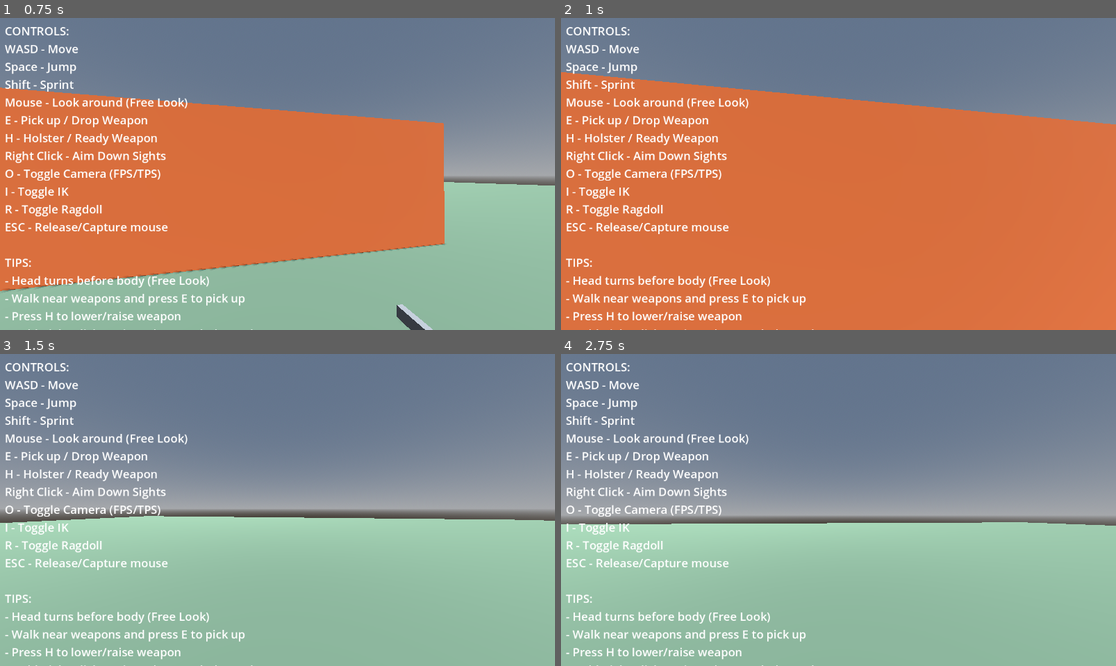
Above: before the commit, frames 1-4 (two rows, left to right).
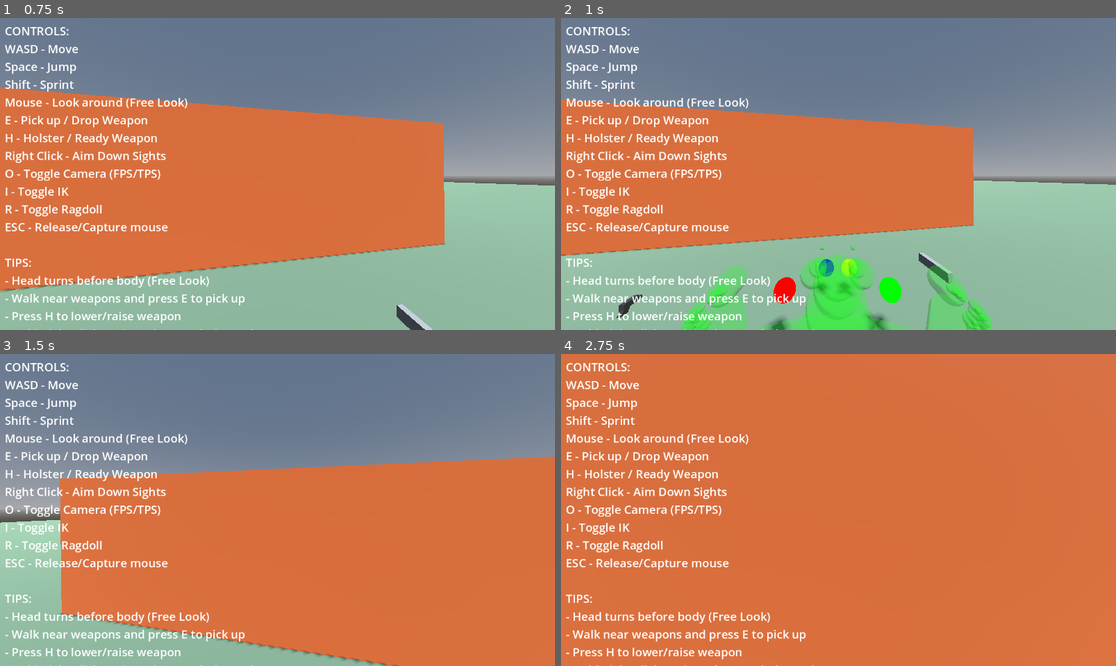
Above: after the commit, the same moments.

Repository: lmf-git/fpsikanimragdoll
Game: Godot game, scene res://world.tscn
The game is run twice, just before and just after one commit, with the same random seed, the same clock (stepped at 60 frames per second) and the same inputs.
Inputs (mouse positions are in pixels of both pictures, inside the frame that each line leads up to):
- Up to frame 1 (0.75 s): tap Enter at 0.5 s; move the mouse to (305, 174) at 0.52 s; hold W (move_forward) from 0.53 s (still down); hold Shift (sprint) from 0.53 s (still down); click (305, 174) at 0.67 s
- Up to frame 2 (1 s): keep holding W (move_forward); keep holding Shift (sprint); tap Space (jump) at 0.77 s; tap End (ui_end) at 0.8 s
- Up to frame 3 (1.5 s): keep holding W (move_forward); tap Space (jump) at 1.07 s; move the mouse to (249, 510) at 1.27 s; release Shift (sprint) at 1.28 s; tap End (ui_end) at 1.35 s
- Up to frame 4 (2.75 s): keep holding W (move_forward); tap Space (jump) at 1.52, 1.55, 1.82, 2.1 s; move the mouse to (849, 503) at 2.02 s; hold Shift (sprint) from 2.03 s (still down)

Frame 1 is identical in both runs. In frame 2, 43% of the frame differs, in the area x 0-100%, y 17-100%; in frame 3, 51%; in frame 4, 98%, in the area x 0-100%, y 0-100%.

Commit message:
Add crouch, jump, and prone stances with IK-based animations
Features:
- Three stances: STANDING, CROUCHING, PRONE
- Crouch toggle: PageDown key (C), Prone toggle: End key (Z)
- Smooth capsule height transitions (1.8m → 1.0m → 0.5m)
- Prone rotates character capsule 85° pitch (nearly horizontal)
- Movement speeds adjusted per stance (walk/sprint/crouch/prone)
- Can't jump while prone

IK animations:
- Feet adjust height based on stance (-0.9 standing → -0.5 crouch → 0.0 prone)
- Hands adjust for support positions when not holding weapons
- Jump animation: feet pull up during jump (0.3s blend time)
- All transitions use smooth lerp with configurable speed (8.0)

Physics:
- Collision shape position adjusts as capsule shrinks
- Jump state tracked for IK blending
- Jump velocity only applies when standing/crouching

Diff:
--- a/character_controller.gd
+++ b/character_controller.gd
@@ -4,8 +4,28 @@
 # Movement
 @export var walk_speed: float = 5.0
 @export var sprint_speed: float = 8.0
+@export var crouch_speed: float = 2.5
+@export var prone_speed: float = 1.5
 @export var jump_velocity: float = 4.5
 @export var mouse_sensitivity: float = 0.003
+
+# Stance system
+enum Stance { STANDING, CROUCHING, PRONE }
+var current_stance: Stance = Stance.STANDING
+var target_stance: Stance = Stance.STANDING
+@export var stance_transition_speed: float = 8.0
+
+# Capsule dimensions for different stances
+@export var standing_height: float = 1.8
+@export var crouching_height: float = 1.0
+@export var prone_height: float = 0.5
+var capsule_shape: CapsuleShape3D
+var collision_shape: CollisionShape3D
+
+# Jump state
+var is_jumping: bool = false
+var jump_time: float = 0.0
+@export var max_jump_time: float = 0.3  # Time to blend IK during jump
 
 # Camera
 @export var fps_camera: Camera3D
@@ -140,6 +160,16 @@
 			skeleton.add_child(right_hand_attachment)
 			right_hand_attachment.owner = self
 			print("Created BoneAttachment3D for right hand: ", right_hand_bone_name)
+
+	# Find collision shape for stance adjustments
+	for child in get_children():
+		if child is CollisionShape3D:
+			collision_shape = child
+			if collision_shape.shape is CapsuleShape3D:
+				capsule_shape = collision_shape.shape
+				standing_height = capsule_shape.height
+				print("Found capsule shape, standing height: ", standing_height)
+			break
 
 	# Find cameras if not set (they should be children of this node)
 	if not fps_camera:
@@ -660,17 +690,138 @@
 		print("tps_camera: ", tps_camera)
 	print("=== End _switch_camera ===\n")
 
+func _handle_stance_input():
+	"""Handle stance change inputs"""
+	# Toggle crouch with C key
+	if Input.is_action_just_pressed("ui_page_down"):  # C key (will map in project settings)
+		if current_stance == Stance.STANDING:
+			target_stance = Stance.CROUCHING
+		elif current_stance == Stance.CROUCHING:
+			target_stance = Stance.STANDING
+
+	# Toggle prone with Z key
+	if Input.is_action_just_pressed("ui_end"):  # Z key (will map in project settings)
+		if current_stance == Stance.STANDING or current_stance == Stance.CROUCHING:
+			target_stance = Stance.PRONE
+		elif current_stance == Stance.PRONE:
+			target_stance = Stance.STANDING
+
+func _update_stance(delta):
+	"""Update current stance with smooth transitions"""
+	if not capsule_shape or not collision_shape:
+		return
+
+	# Transition stance
+	if current_stance != target_stance:
+		current_stance = target_stance
+
+	# Get target height and rotation based on stance
+	var target_height = standing_height
+	var target_pitch = 0.0  # Character pitch rotation (for prone)
+
+	match current_stance:
+		Stance.STANDING:
+			target_height = standing_height
+			target_pitch = 0.0
+		Stance.CROUCHING:
+			target_height = crouching_height
+			target_pitch = 0.0
+		Stance.PRONE:
+			target_height = prone_height
+			target_pitch = deg_to_rad(85)  # Almost horizontal
+
+	# Smoothly interpolate capsule height
+	capsule_shape.height = lerp(capsule_shape.height, target_height, stance_transition_speed * delta)
+
+	# Smoothly interpolate character pitch for prone
+	var current_pitch = rotation.x
+	rotation.x = lerp_angle(current_pitch, target_pitch, stance_transition_speed * delta)
+
+	# Adjust collision shape position (capsule center moves down when shorter)
+	var height_diff = standing_height - capsule_shape.height
+	collision_shape.position.y = (standing_height / 2.0) - (height_diff / 2.0)
+
+	# Update IK targets based on stance
+	_update_ik_for_stance(delta)
+
+func _update_ik_for_stance(delta):
+	"""Adjust IK target positions based on current stance and jump state"""
+	if not ik_enabled:
+		return
+
+	var ik_targets_node = get_node_or_null("IKTargets")
+	if not ik_targets_node:
+		return
+
+	var left_foot_target = ik_targets_node.get_node_or_null("LeftFootTarget")
+	var right_foot_target = ik_targets_node.get_node_or_null("RightFootTarget")
+	var left_hand_target = ik_targets_node.get_node_or_null("LeftHandTarget")
+	var right_hand_target = ik_targets_node.get_node_or_null("RightHandTarget")
+
+	# Adjust feet based on stance and jump
+	if left_foot_target and right_foot_target and skeleton:
+		var base_foot_height = -0.9  # Default standing foot position
+
+		if is_jumping:
+			# During jump, bring feet up
+			var jump_blend = min(jump_time / max_jump_time, 1.0)
+			base_foot_height = lerp(-0.9, -0.3, jump_blend)  # Feet come up during jump
+		else:
+			# Adjust feet based on stance
+			match current_stance:
+				Stance.STANDING:
+					base_foot_height = -0.9
+				Stance.CROUCHING:
+					base_foot_height = -0.5  # Feet closer to body when crouching
+				Stance.PRONE:
+					base_foot_height = 0.0  # Feet level with body when prone
+
+		# Set foot positions (local to character)
+		left_foot_target.position.y = lerp(left_foot_target.position.y, base_foot_height, stance_transition_speed * delta)
+		right_foot_target.position.y = lerp(right_foot_target.position.y, base_foot_height, stance_transition_speed * delta)
+
+	# Adjust hands based on stance (when not holding weapon)
+	if not equipped_weapon and left_hand_target and right_hand_target:
+		var hand_height = 0.3  # Default hand position
+
+		match current_stance:
+			Stance.STANDING:
+				hand_height = 0.3
+			Stance.CROUCHING:
+				hand_height = 0.1  # Hands lower when crouching
+			Stance.PRONE:
+				hand_height = -0.2  # Hands supporting body when prone
+
+		left_hand_target.position.y = lerp(left_hand_target.position.y, hand_height, stance_transition_speed * delta)
+		right_hand_target.position.y = lerp(right_hand_target.position.y, hand_height, stance_transition_speed * delta)
+
 func _physics_process(delta):
 	if ragdoll_enabled:
 		return
+
+	# Handle stance changes
+	_handle_stance_input()
+	_update_stance(delta)
 
 	# Apply gravity
 	if not is_on_floor():
 		velocity.y -= gravity * delta
-
-	# Handle jump
+	else:
+		# Reset jump state when landing
+		if is_jumping:
+			is_jumping = false
+			jump_time = 0.0
+
+	# Handle jump - only when standing or crouching
 	if Input.is_action_just_pressed("jump") and is_on_floor():
-		velocity.y = jump_velocity
+		if current_stance != Stance.PRONE:
+			velocity.y = jump_velocity
+			is_jumping = true
+			jump_time = 0.0
+
+	# Update jump time for IK blending
+	if is_jumping:
+		jump_time += delta
 
 	# Get input direction
 	var input_dir = Input.get_vector("move_left", "move_right", "move_forward", "move_back")
@@ -696,8 +847,15 @@
 	if input_dir.length() > 0.1:
 		direction = (transform.basis * Vector3(input_dir.x, 0, input_dir.y)).normalized()
 
-	# Apply movement
-	var current_speed = sprint_speed if Input.is_action_pressed("sprint") else walk_speed
+	# Apply movement - speed depends on stance
+	var current_speed = walk_speed
+	match current_stance:
+		Stance.STANDING:
+			current_speed = sprint_speed if Input.is_action_pressed("sprint") else walk_speed
+		Stance.CROUCHING:
+			current_speed = crouch_speed
+		Stance.PRONE:
+			current_speed = prone_speed
 
 	if direction:
 		velocity.x = direction.x * current_speed
